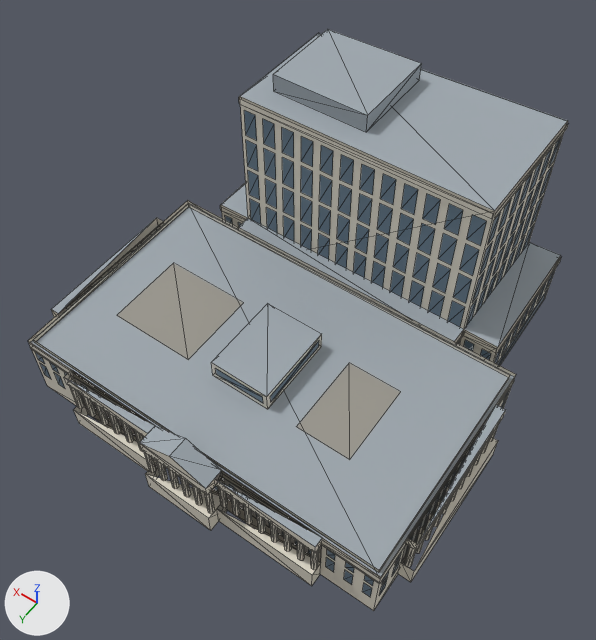
Renders of the glTF model models/clt-jonas-building.glb from each side of a commit.
Both versions are drawn from a 50 mm camera at (-60.3, 89.6, 151.3) aimed at (-1.1, 6.7, 21.1). Lighting does not change. The marker at lower left points along +X, +Y and +Z. The picture after the commit comes second. Mesh edges are drawn as thin lines. Vertices at exactly the same position are counted once.

Objects in the first picture: 'Charles R. Jonas Federal Building'.
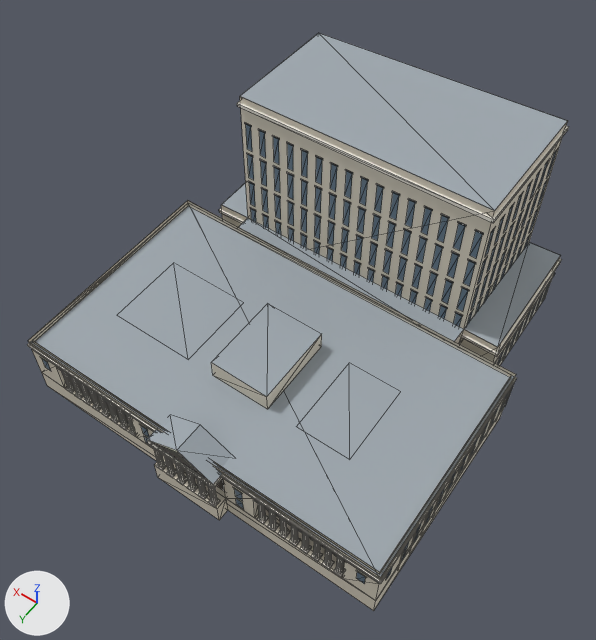
What differs and where, as boxes (x1, y1, x2, y2) in the pictures (596 x 640 px; the box of a moved part takes in the faces that stretch with it):
'Charles R. Jonas Federal Building', reshaped: before (28, 29, 568, 611); after (27, 33, 569, 611)
part 1 of me_charles_r__jonas_federal_building, moved or reshaped (not visible afterwards): before (34, 204, 510, 572)
part 2 of me_charles_r__jonas_federal_building, moved or reshaped: before (273, 29, 422, 132); after (119, 421, 129, 430)
part 3 of me_charles_r__jonas_federal_building, deleted: before (30, 96, 568, 597)
part 4 of me_charles_r__jonas_federal_building, cut back: before (64, 370, 322, 586); after (27, 33, 569, 611)
part 5 of me_charles_r__jonas_federal_building, recoloured: (117, 263, 401, 460) in both

The change, as a diff of the scene's bpy script:
```diff
--- a/models/clt-jonas-building.glb.py
+++ b/models/clt-jonas-building.glb.py
@@ mat_jonas_shadow @@
+mat_jonas_shadow = principled_material('jonas-shadow')
+mat_jonas_shadow.base_color = (0.0939, 0.0869, 0.0738)  # dark grey #56534d
+mat_jonas_shadow.roughness = 0.85
@@ mat_jonas_limestone_pale @@
+mat_jonas_limestone_pale = principled_material('jonas-limestone-pale')
+mat_jonas_limestone_pale.base_color = (0.899, 0.859, 0.774)  # white #f3eee4
+mat_jonas_limestone_pale.roughness = 0.85
@@ me_charles_r__jonas_federal_building @@
 # used by ob_charles_r__jonas_federal_building; location = (0.0, 0.0, 0.0)
-me_charles_r__jonas_federal_building.from_pydata(...)  # 2384 vertices, 1664 faces; spans x -44.6..45.2, y -46.4..45.2, z 0.0..53.0
+me_charles_r__jonas_federal_building.from_pydata(...)  # 3865 vertices, 2554 faces; spans x -42.2..42.8, y -46.6..42.7, z 0.0..49.0
+# me_charles_r__jonas_federal_building part 1: the loose piece of 8 vertices spanning x -41.0..41.6, y -9.2..39.2, z 15.6..16.6 is scaled about its middle by (0.0206, -0.0351, 0.5), then moved by (16.1, 24.2, -2.8), in mat_jonas_limestone_pale (white #f3eee4)
+# me_charles_r__jonas_federal_building part 2: the loose piece of 8 vertices spanning x 2.0..24.0, y -40.0..-20.0, z 49.0..53.0 is scaled about its middle by (0.0727, 0.0819, 0.1), then moved by (5.9, 69.2, -45.6), in mat_jonas_limestone_pale (white #f3eee4)
+# me_charles_r__jonas_federal_building part 3: 428 loose pieces with 2200 vertices, spanning x -44.6..45.2, y -46.4..44.2, z 0.0..48.6, are deleted
+# me_charles_r__jonas_federal_building part 4: 104 vertices removed from x -30.0..30.0, y 40.0..45.2, z 0.0..20.1; 3761 vertices added at x -42.2..42.8, y -46.6..42.7, z 0.0..49.0
+# me_charles_r__jonas_federal_building part 5: 4 faces spanning x -25.3..32.9, y 6.1..24.3, z 15.6 switch from mat_jonas_shade (grey #9b988f) to mat_roof (grey #9ea8af)
+# other edits to the shape of me_charles_r__jonas_federal_building do not show in these pictures
 me_charles_r__jonas_federal_building.materials.append(mat_jonas_limestone)
 me_charles_r__jonas_federal_building.materials.append(mat_window)
+me_charles_r__jonas_federal_building.materials.append(mat_jonas_limestone_pale)  # white #f3eee4
+me_charles_r__jonas_federal_building.materials.append(mat_jonas_shadow)  # dark grey #56534d
```
